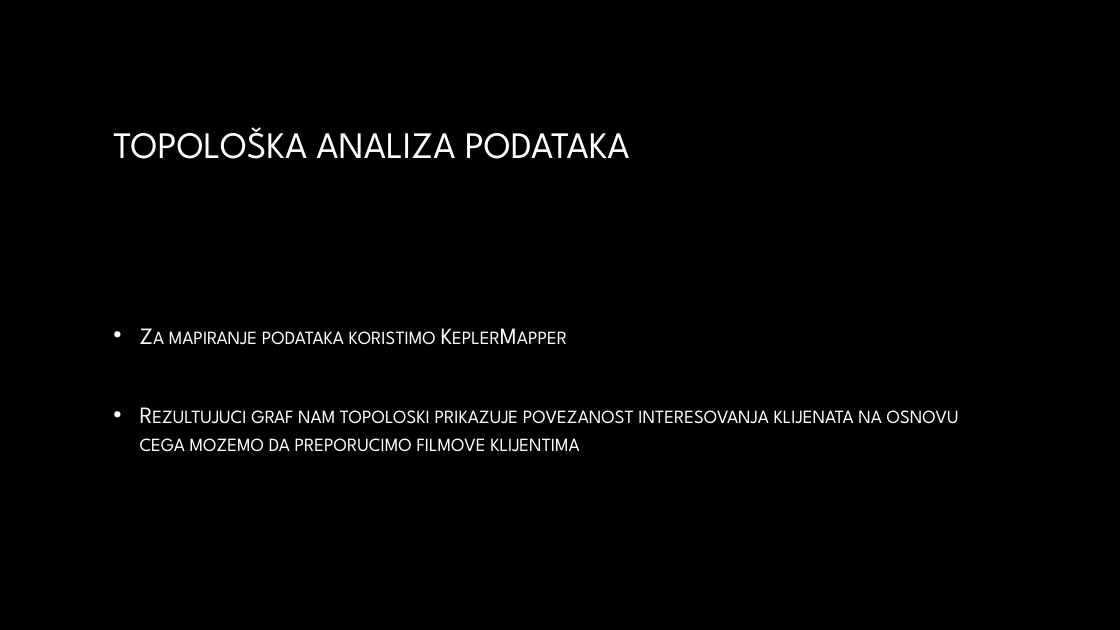
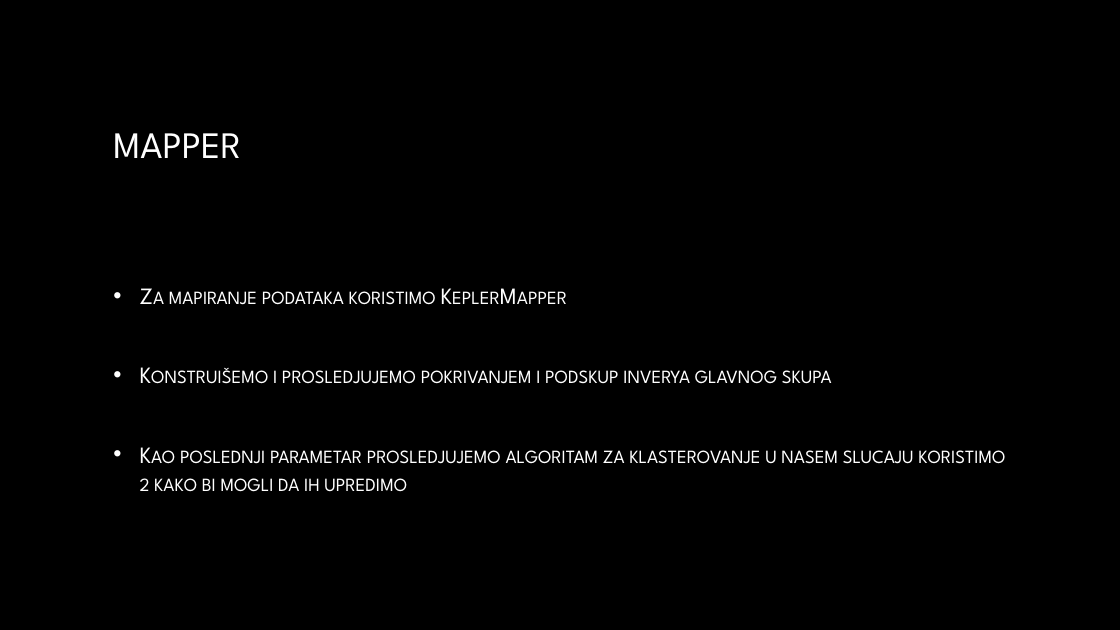
Before and after one commit to wesely1996/mapper_algoritam_sa_Netflix_podatcima, a slide deck: slide 12 of prezentacija.pptx (slide 10 before the commit). Drawn at 1120x630 pixels with LibreOffice and Linux fonts; fonts in the diff are those of the drawing; background and template pictures are left out. Boxes give left, top, right and bottom in pixels: in the first picture for what was removed or moved away, otherwise in the second. Text is boxed around its words. In the diff, an @@ line names an element or a change of style, - is before the commit and + after.

Commit message:
doati slajdovi za mapper

```diff
--- a/prezentacija.pptx
+++ b/prezentacija.pptx
@@ title at [113, 133, 241, 158]: text changed @@
-TOPOLOŠKA ANALIZA PODATAKA
+MAPPER
@@ text at [140, 370, 1005, 492]: text changed @@
-• Rezultujuci graf nam topoloski prikazuje povezanost interesovanja klijenata na osnovu cega mozemo da preporucimo filmove klijentima
+• Konstruišemo i prosledjujemo pokrivanjem i podskup inverya glavnog skupa
+• Kao poslednji parametar prosledjujemo algoritam za klasterovanje u nasem slucaju koristimo 2 kako bi mogli da ih upredimo
```
Also in this commit, not shown: 2 slides added.
